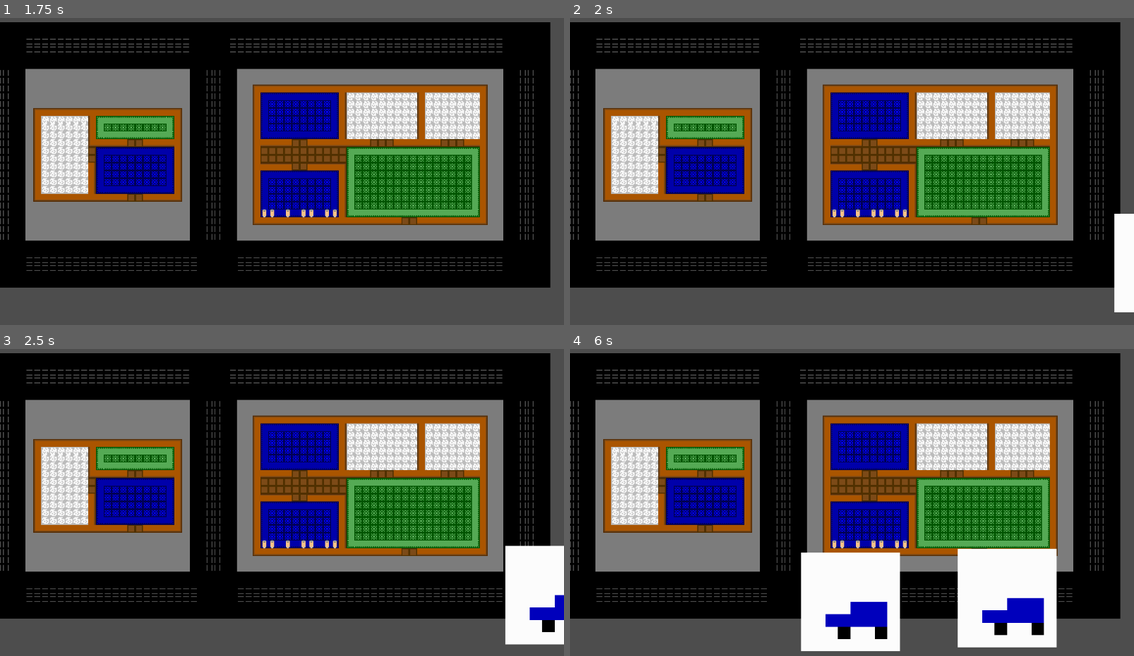
Above: before the commit, frames 1-4 (two rows, left to right).
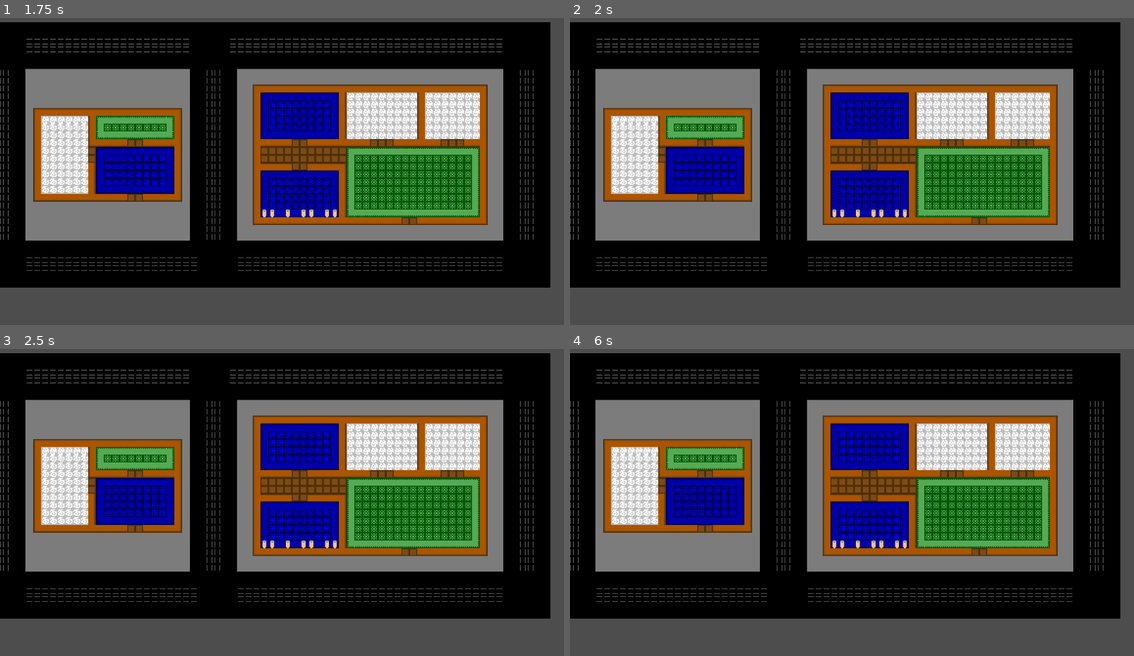
Above: after the commit, the same moments.

Repository: Miles-Miles2/MicroJam_RETRO
Game: Godot game, scene res://scenes/map.tscn
Same seed, same stepped clock (60 frames per second), same inputs: the game is played once before the commit and once after it.
Inputs (mouse positions are in pixels of both pictures, inside the frame that each line leads up to):
- Up to frame 1 (1.75 s): tap Enter at 0.5 s; move the mouse to (406, 156) at 0.52 s; hold D (move_right) 0.53-1.28 s; tap Q (drop) at 0.6 s; tap Space at 1.25 s; move the mouse to (169, 186) at 1.27 s; hold S (move_down) from 1.28 s (still down); tap E (interact) at 1.35 s
- Up to frame 2 (2 s): keep holding S (move_down)
- Up to frame 3 (2.5 s): move the mouse to (338, 431) at 2.02 s; release S (move_down) at 2.03 s; hold D (move_right) from 2.03 s (still down); tap 1 (invSlot1) at 2.1 s
- Up to frame 4 (6 s): move the mouse to (823, 563) at 2.77 s; release D (move_right) at 2.78 s; hold W (move_up) 2.78-3.53 s; tap 2 (invSlot2) at 2.85 s; move the mouse to (1021, 548) at 3.52 s; hold A (move_left) 3.53-5.03 s; click (1021, 548) at 3.6 s; move the mouse to (682, 453) at 4.27 s; tap Q (drop) at 4.35 s; move the mouse to (880, 502) at 5.02 s; hold S (move_down) 5.03-5.78 s; tap E (interact) at 5.1 s; move the mouse to (767, 422) at 5.77 s; hold D (move_right) from 5.78 s (still down); tap 1 (invSlot1) at 5.85 s

Frame 1 is identical in both runs. In frame 2, 1.1% of the frame differs, in the area x 96-100%, y 63-96%; in frame 3, 3.4%; in frame 4, 11%, in the area x 40-87%, y 64-99%.

Commit message:
literally just one line of code

Diff:
--- a/scenes/map.tscn
+++ b/scenes/map.tscn
@@ -1,7 +1,6 @@
-[gd_scene load_steps=12 format=3 uid="uid://bd8sj6gy5u2v2"]
+[gd_scene load_steps=11 format=3 uid="uid://bd8sj6gy5u2v2"]
 
 [ext_resource type="Texture2D" uid="uid://dw1lmt2nhp1r7" path="res://Assets/Sprites/1.png" id="1_8onjb"]
-[ext_resource type="PackedScene" uid="uid://c4b5bl5ia5j0f" path="res://scenes/car.tscn" id="2_e3qch"]
 [ext_resource type="Script" path="res://scripts/gamemanager.gd" id="5_loysh"]
 
 [sub_resource type="TileMapPattern" id="TileMapPattern_pgv5m"]
@@ -109,10 +108,6 @@
 
 [node name="map" type="Node2D"]
 
-[node name="car" parent="." instance=ExtResource("2_e3qch")]
-z_index = 1
-scale = Vector2(3.39339, 3.40828)
-
 [node name="TileMap" type="TileMap" parent="."]
 position = Vector2(-599, -20)
 tile_set = SubResource("TileSet_3bgcx")
@@ -133,14 +128,4 @@
 one_shot = true
 autostart = true
 
-[node name="car2" parent="." instance=ExtResource("2_e3qch")]
-
-[node name="car3" parent="." instance=ExtResource("2_e3qch")]
-
-[node name="car4" parent="." instance=ExtResource("2_e3qch")]
-
-[node name="car5" parent="." instance=ExtResource("2_e3qch")]
-
-[node name="car6" parent="." instance=ExtResource("2_e3qch")]
-
 [connection signal="timeout" from="gamemanager/Timer" to="gamemanager" method="_on_timer_timeout"]
--- a/scripts/gamemanager.gd
+++ b/scripts/gamemanager.gd
@@ -11,20 +11,21 @@
 	start_event()
 
 func start_event():
-	timer.stop()
-	var active_check = 0
-	var index = rand_index()
-	for i in annoyance_array:
-		if i.get_node("Area2D").active:
-			active_check += 1
-	if active_check == annoyance_array.size()-1:
-		timer.start()
+	if annoyance_array.size() > 0:
+		timer.stop()
+		var active_check = 0
+		var index = rand_index()
+		for i in annoyance_array:
+			if i.get_node("Area2D").active:
+				active_check += 1
+		if active_check == annoyance_array.size()-1:
+			timer.start()
 
-	if annoyance_array[index].get_node("Area2D").active:
-		timer.start()
-	else:
-		print(index)
-		print(annoyance_array.size())
-		print(annoyance_array[index].get_node("Area2D").active)
-		annoyance_array[index].get_node("Area2D").beginEvent()
-		timer.start()
+		if annoyance_array[index].get_node("Area2D").active:
+			timer.start()
+		else:
+			print(index)
+			print(annoyance_array.size())
+			print(annoyance_array[index].get_node("Area2D").active)
+			annoyance_array[index].get_node("Area2D").beginEvent()
+			timer.start()
Not shown: 1 places in scenes/blicky.tscn that only renumber resources
Not shown: 1 places in scenes/bullet.tscn that only renumber resources
